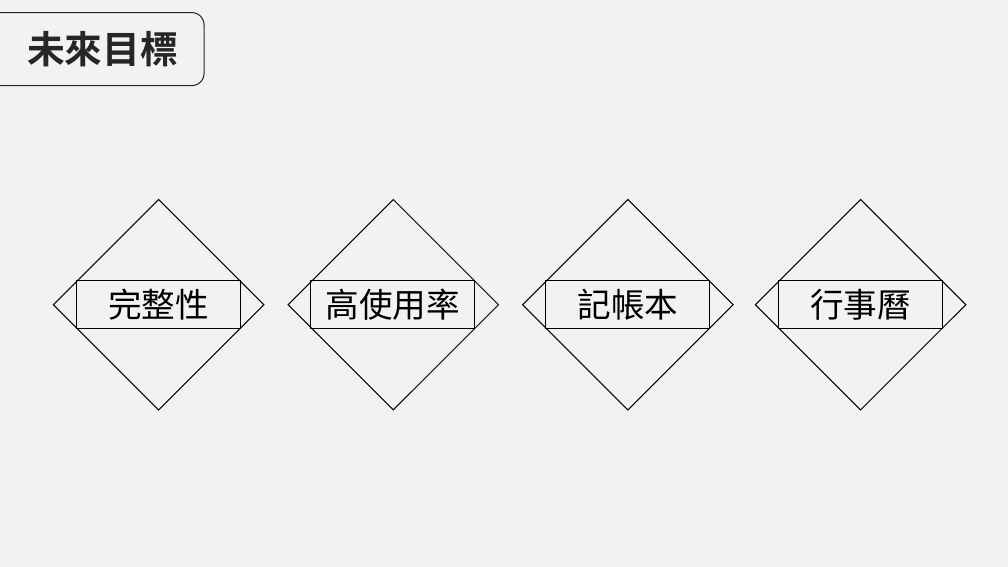
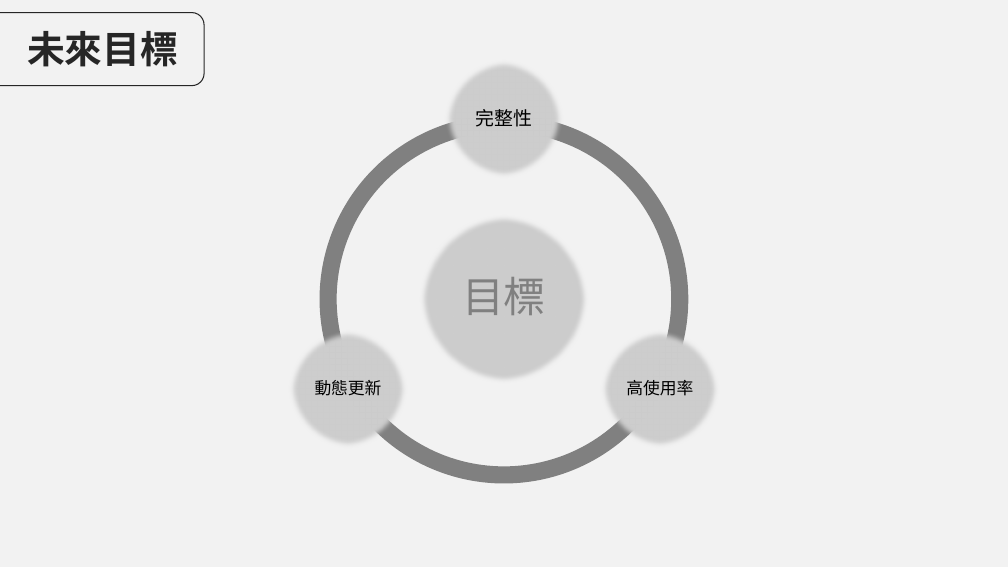
Before and after one commit to AvisTsai/project_pets, a slide deck: slide 10 of 專題文件/四技第110403組-Dearfurkid_簡報.pptx. Drawn at 1008x567 pixels with LibreOffice and Linux fonts; fonts in the diff are those of the drawing. Boxes give left, top, right and bottom in pixels: in the first picture for what was removed or moved away, otherwise in the second. Text is boxed around its words. In the diff, an @@ line names an element or a change of style, - is before the commit and + after.

```diff
--- a/專題文件/四技第110403組-Dearfurkid_簡報.pptx
+++ b/專題文件/四技第110403組-Dearfurkid_簡報.pptx
@@ text "完整性": place and size @@
-text "完整性" at <box>76,281,240,329</box>
+text "完整性" at <box>476,109,533,127</box>
@@ text "完整性" at <box>476,109,533,127</box>: size 32 to 18 pt; line spacing 1 to 0.9; more space between paragraphs; vertical alignment top to middle; outline #000000 0.75 pt to none @@
@@ rectangle removed at <box>53,200,264,410</box> @@
@@ rectangle removed at <box>288,200,499,410</box> @@
@@ rectangle removed at <box>523,200,733,410</box> @@
@@ rectangle removed at <box>756,200,966,410</box> @@
@@ rectangle removed at <box>546,281,710,329</box> @@
-記帳本
@@ rectangle removed at <box>779,281,943,329</box> @@
-行事曆
@@ text "高使用率": place and size @@
-text "高使用率" at <box>311,281,475,329</box>
+text "高使用率" at <box>626,380,693,396</box>
@@ text "高使用率" at <box>626,380,693,396</box>: size 32 to 16 pt; line spacing 1 to 0.9; more space between paragraphs; vertical alignment top to middle; outline #000000 0.75 pt to none @@
@@ group added at <box>289,60,719,484</box>: 4 ellipses, 3 arch (boxed as its full ring)s, 2 texts @@
+目標
+動態更新
```
Also in this commit, not shown: 4 other slides changed, 5 slides added, 6 slides removed, 24 other files.
